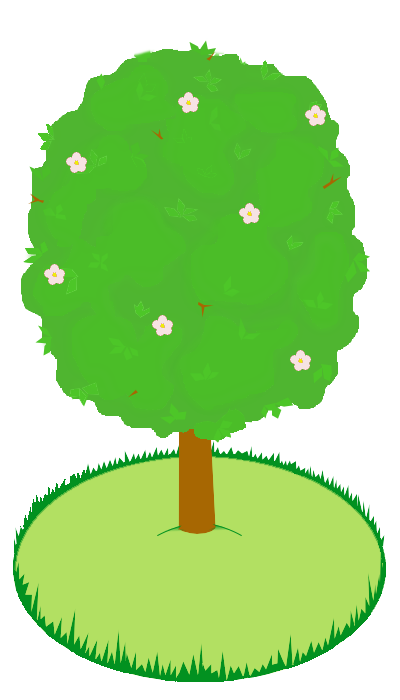
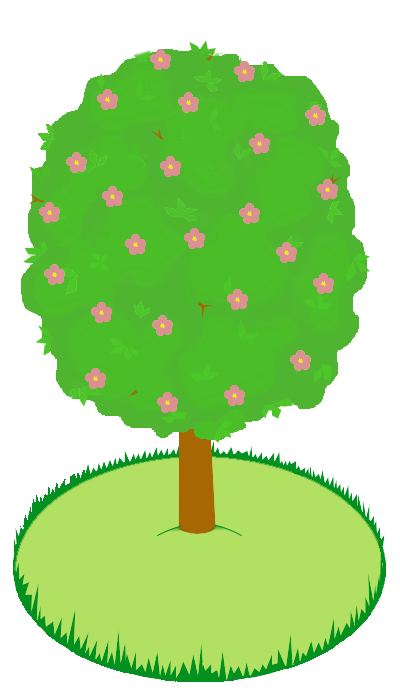
Two versions of the same layered image (400x700). Layer-by-layer changes:
showed "дерево - 23", painted on it over [39, 49, 338, 414]
hid "дерево - 22" over [39, 49, 338, 414]
